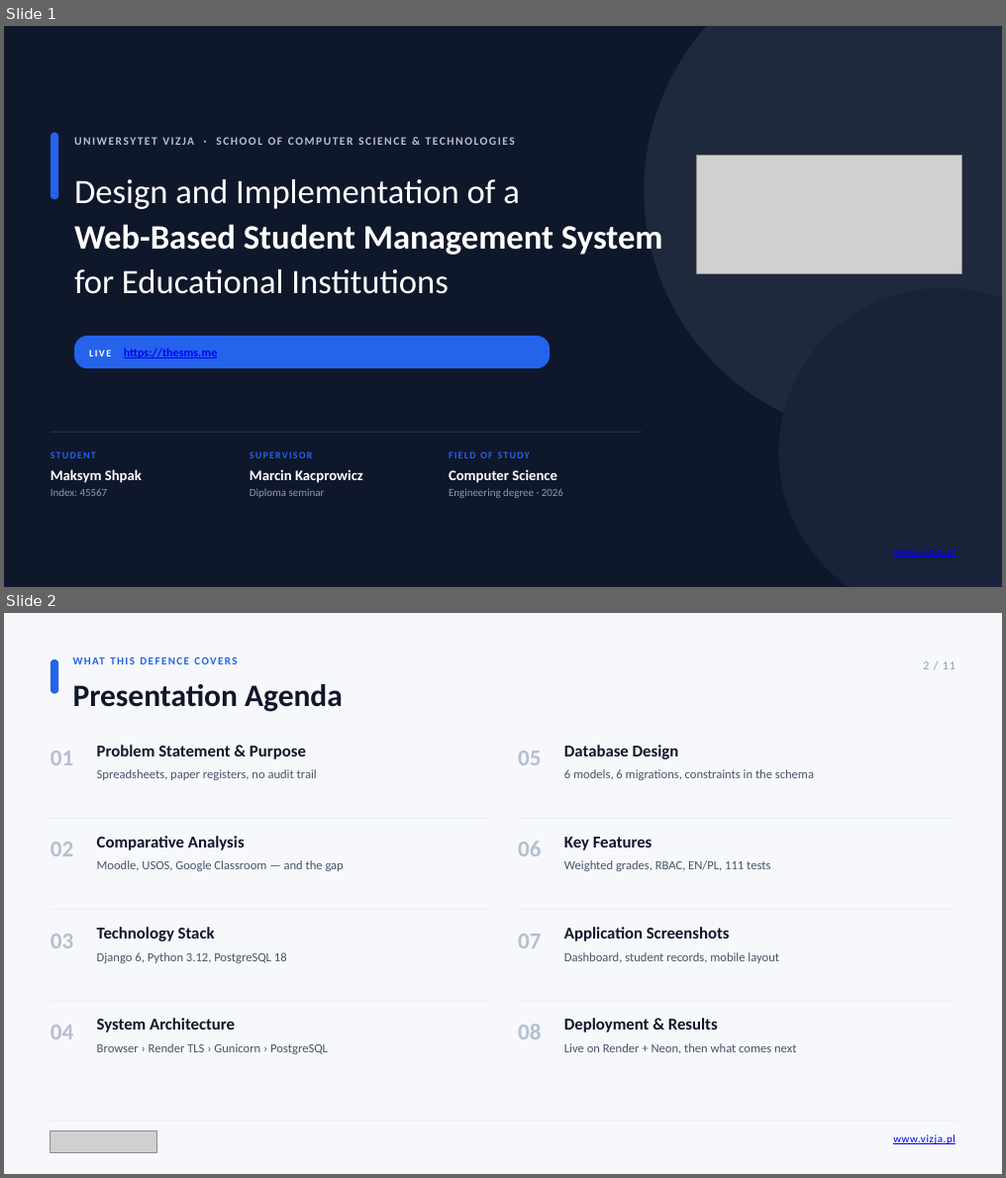
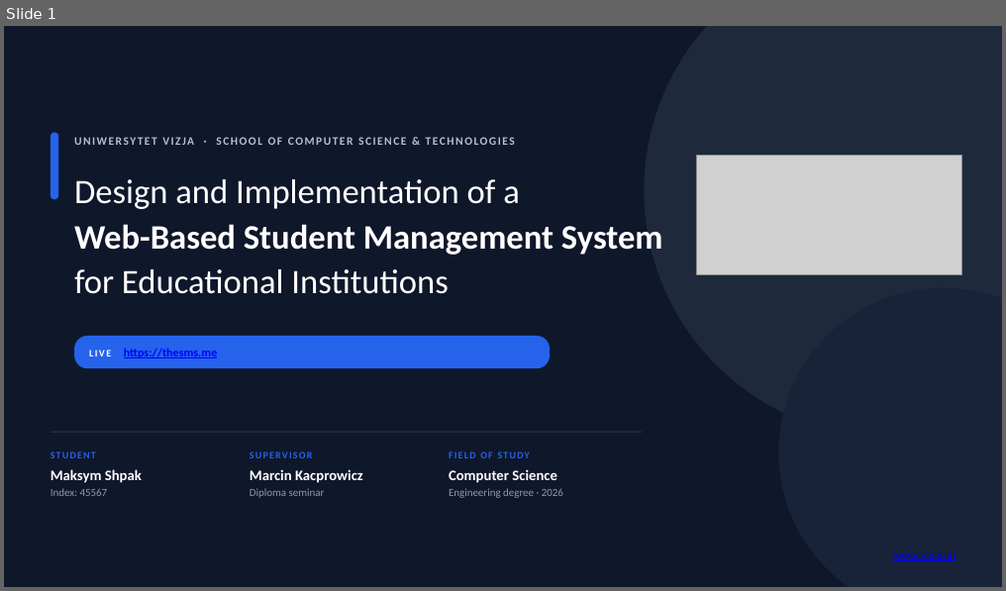
Before and after one commit to maksym671/Diploma-Project-SMS-Management-System, a slide deck: Maksym_Shpak_Diploma_Presentation.pptx. Shown one above the other, each under a label of ours: slides 1 and 2 before the commit, slide 1 after it. The pictures are 1006x1178 and 1006x591 pixels, drawn with LibreOffice and Linux fonts; fonts in the diff are those of the drawing; grey boxes stand for pictures. Boxes give left, top, right and bottom in pixels: in the first picture for what was removed or moved away, otherwise in the second. Text is boxed around its words. In the diff, an @@ line names an element or a change of style, - is before the commit and + after.

```diff
--- a/Maksym_Shpak_Diploma_Presentation.pptx
+++ b/Maksym_Shpak_Diploma_Presentation.pptx
@@ slide 2 removed at box(4, 613, 1002, 1174), background #F6F8FB @@
@@ rounded rectangle removed at box(51, 660, 58, 694) @@
@@ text removed at box(923, 662, 955, 669) @@
-2 / 11
@@ text removed at box(73, 684, 343, 712) @@
-Presentation Agenda
@@ text removed at box(51, 751, 73, 765) @@
-01
@@ text removed at box(97, 745, 317, 780) @@
-Problem Statement & Purpose
-Spreadsheets, paper registers, no audit trail
@@ text removed at box(518, 751, 541, 765) @@
-05
@@ text removed at box(564, 745, 814, 780) @@
-Database Design
-6 models, 6 migrations, constraints in the schema
@@ rectangle removed at box(51, 818, 488, 819) @@
@@ rectangle removed at box(519, 818, 956, 819) @@
@@ text removed at box(51, 842, 73, 857) @@
-02
@@ text removed at box(97, 836, 344, 871) @@
-Comparative Analysis
-Moodle, USOS, Google Classroom — and the gap
@@ text removed at box(518, 841, 541, 857) @@
-06
@@ text removed at box(564, 837, 770, 871) @@
-Key Features
-Weighted grades, RBAC, EN/PL, 111 tests
@@ rectangle removed at box(51, 909, 488, 910) @@
@@ rectangle removed at box(519, 909, 956, 910) @@
@@ text removed at box(51, 934, 73, 949) @@
-03
@@ text removed at box(97, 927, 287, 963) @@
-Technology Stack
-Django 6, Python 3.12, PostgreSQL 18
@@ text removed at box(518, 934, 541, 949) @@
-07
@@ text removed at box(564, 927, 779, 963) @@
-Application Screenshots
-Dashboard, student records, mobile layout
@@ rectangle removed at box(51, 1001, 488, 1001) @@
@@ text removed at box(51, 1025, 73, 1040) @@
-04
@@ text removed at box(97, 1018, 328, 1055) @@
-System Architecture
-Browser › Render TLS › Gunicorn › PostgreSQL
@@ text removed at box(518, 1024, 541, 1040) @@
-08
@@ rectangle removed at box(519, 1001, 956, 1001) @@
@@ text removed at box(564, 1018, 796, 1055) @@
-Deployment & Results
-Live on Render + Neon, then what comes next
@@ text removed at box(711, 1044, 737, 1053) @@
-WHAT THIS DEFENCE COVERS
@@ rectangle removed at box(51, 1121, 955, 1121) @@
@@ picture removed at box(51, 1131, 156, 1153) @@
@@ text removed at box(893, 1135, 955, 1145) @@
-www.vizja.pl
@@ slide 1 changed as well @@
@@ text "www.vizja.pl" at box(893, 552, 955, 562): vertical alignment top to middle @@
```
Also in this commit, not shown: 9 other slides changed, 12 other files.
